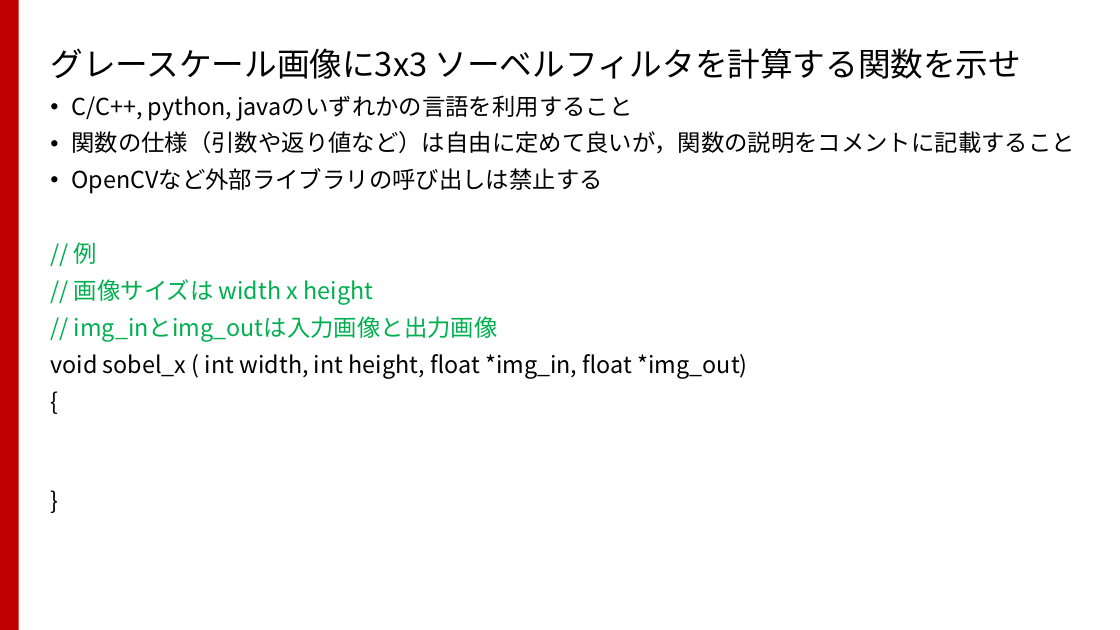
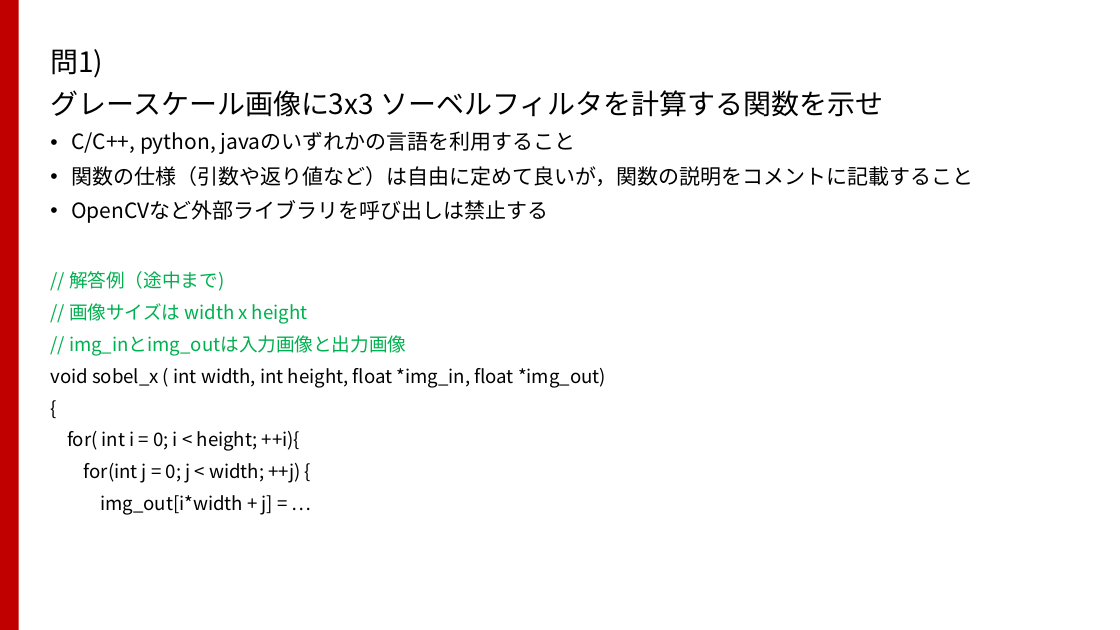
Before and after one commit to TakashiIjiri/TakashiIjiri.github.io, a slide deck: slide 3 of classes/dm2017/DigitalMedia2_14.pptx. Drawn at 1120x630 pixels with LibreOffice and Linux fonts; fonts in the diff are those of the drawing. Boxes give left, top, right and bottom in pixels: in the first picture for what was removed or moved away, otherwise in the second. Text is boxed around its words. In the diff, an @@ line names an element or a change of style, - is before the commit and + after.

```diff
--- a/classes/dm2017/DigitalMedia2_14.pptx
+++ b/classes/dm2017/DigitalMedia2_14.pptx
@@ text at box(50, 49, 103, 78): paragraph added @@
+問1)
@@ text at box(50, 90, 973, 388): size 28 to 24 pt in "グレースケール画像に3x3 ソーベルフィルタを計算する関数を示せ"; size 20 to 18 pt in "C/C++, python, javaのいずれかの言語を利用すること", "関数の仕様（引数や返り値など）は自由に定めて良いが，関数の説明をコメントに記載すること"; size 20 to 16 pt in "// 画像サイズは width x height", "// img_inとimg_outは入力画像と出力画像", "void sobel_x ( int width, int height, ...", "{" @@
@@ text at box(69, 200, 548, 291): text changed; size 20 to 18 pt @@
-• OpenCVなど外部ライブラリの呼び出しは禁止する
-// 例
+• OpenCVなど外部ライブラリを呼び出しは禁止する
+// 解答例（途中まで)
@@ text at box(67, 431, 300, 515): text changed; size 20 to 16 pt @@
-}
+for( int i = 0; i < height; ++i){
+for(int j = 0; j < width; ++j) {
+img_out[i*width + j] = …
```
Also in this commit, not shown: 2 other slides changed, 3 other files.
